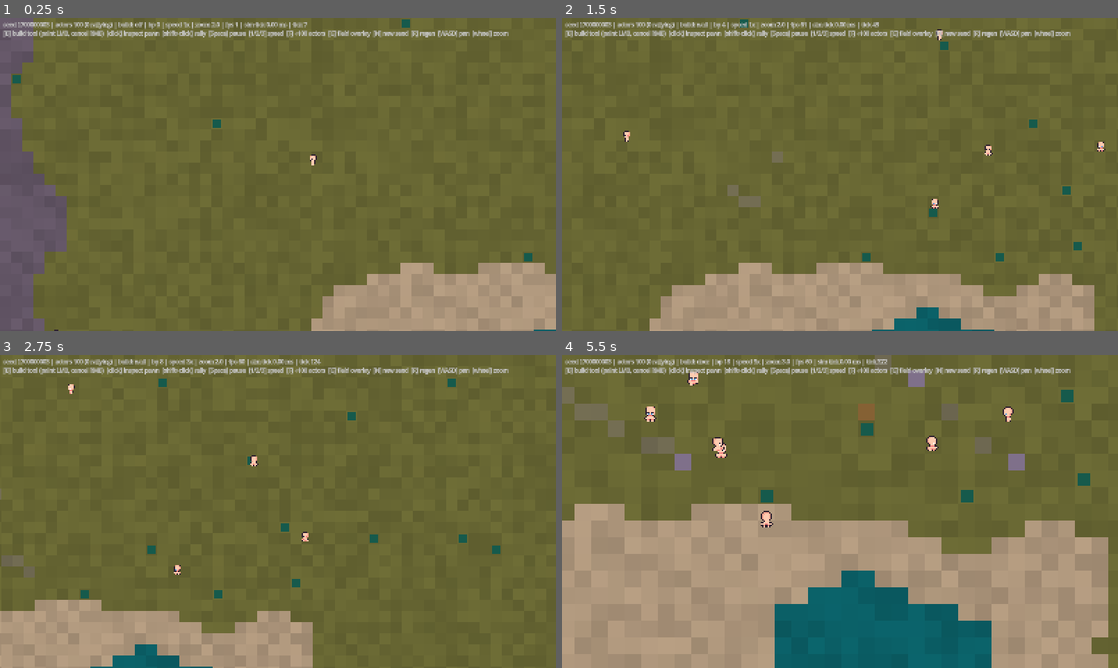
Above: before the commit, frames 1-4 (two rows, left to right).
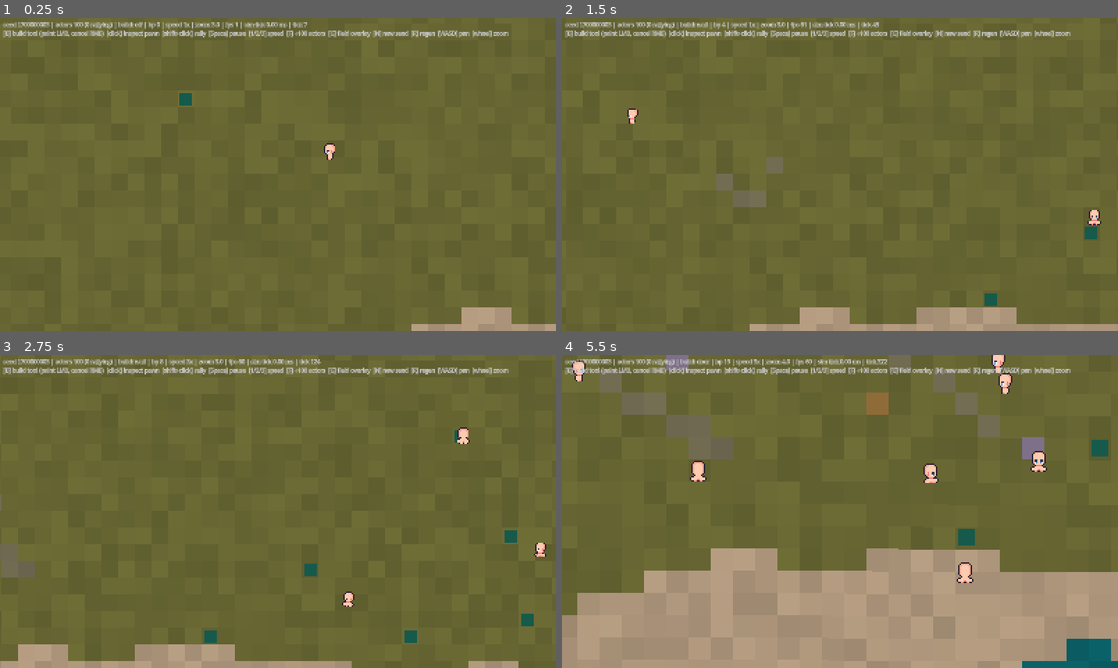
Above: after the commit, the same moments.

Repository: young-steveo/colony-sim
Game: Godot game, scene res://game/main.tscn
Two runs of this game, one before a commit and one after it. Both use one fixed random seed, a clock stepped at 60 frames per second and the inputs below.
Inputs (mouse positions are in pixels of both pictures, inside the frame that each line leads up to):
- Up to frame 1 (0.25 s): no input
- Up to frame 2 (1.5 s): move the mouse to (962, 158) at 0.52 s; hold D (pan_right) 0.53-1.25 s; hold B (build_tool) 0.53-1.25 s; click (962, 158) at 0.67 s; drag from (728, 190) to (812, 237) at 1.27 s
- Up to frame 3 (2.75 s): move the mouse to (333, 442) at 2.02 s; hold D (pan_right) from 2.03 s (still down); hold 2 (sim_speed_2) from 2.03 s (still down)
- Up to frame 4 (5.5 s): release D (pan_right) at 2.75 s; release 2 (sim_speed_2) at 2.75 s; drag from (812, 574) to (673, 464) at 2.77 s; move the mouse to (1006, 558) at 3.52 s; hold A (pan_left) 3.53-4.25 s; hold Mouse wheel up (zoom_in) 3.53-4.25 s; drag from (673, 464) to (756, 433) at 4.27 s; move the mouse to (867, 511) at 5.02 s; hold S (pan_down) from 5.03 s (still down); hold B (build_tool) from 5.03 s (still down); click (867, 511) at 5.17 s

The runs differ from the first frame. In frame 1, 14% of the frame differs, in the area x 0-100%, y 0-100%; in frame 2, 13%; in frame 3, 9.8%; in frame 4, 32%.

Commit message:
Kill mixels and atlas bleed; default zoom 2.0 -> 3.0 (chunky-first)
Camera and actor quads now snap to whole world pixels (continuous pan
position kept separately, all placement through _place_camera). Frame
UVs inset by half a texel so edge samples can't bleed neighboring
sheet cells (the transient stray-pixel flashes). GDD Presentation
updated: 48 screen px per tile default, mixels are a bug.

Co-Authored-By: Claude Fable 5 <noreply@anthropic.com>

Diff:
--- a/game/main.gd
+++ b/game/main.gd
@@ -11,7 +11,8 @@
 # Camera zoom locked to steps where a 16px tile lands on whole screen pixels
 # (4, 8, 16, 32, 48, 64 px/tile) — crisp pixel art at every stop.
 const ZOOM_STEPS: Array[float] = [0.25, 0.5, 1.0, 2.0, 3.0, 4.0]
-const DEFAULT_ZOOM_IDX := 3
+# Chunky-first: default to 48 screen px per tile (GDD Presentation).
+const DEFAULT_ZOOM_IDX := 4
 
 var sim: Simulation
 var world_seed := 0
@@ -20,6 +21,7 @@
 var default_zoom_idx := DEFAULT_ZOOM_IDX
 var start_actors := 100
 var zoom_idx := DEFAULT_ZOOM_IDX
+var _cam_pos := Vector2.ZERO  # continuous pan position; cam snaps to pixels
 var accumulator := 0.0
 var avg_tick_ms := 0.0
 
@@ -97,7 +99,7 @@
 		sim.tick()
 	if "--inspect" in args and sim.actors.count > 0:
 		selected_id = sim.actors.ids[0]
-		cam.position = sim.actors.positions[0] * TerrainRenderer.TILE_PX
+		_place_camera(sim.actors.positions[0] * TerrainRenderer.TILE_PX)
 
 
 func _start(seed_value: int) -> void:
@@ -158,7 +160,7 @@
 	_apply_field_overlay()
 
 	var map_px := Vector2(sim.world.width, sim.world.height) * TerrainRenderer.TILE_PX
-	cam.position = map_px * 0.5
+	_place_camera(map_px * 0.5)
 	zoom_idx = default_zoom_idx
 	cam.zoom = Vector2.ONE * ZOOM_STEPS[zoom_idx]
 
@@ -299,7 +301,7 @@
 						var _w: bool = sim.place_blueprint(x + dx, y + dy, SimWorld.STRUCT_WALL)
 			var _b1: bool = sim.place_blueprint(x + 2, y + 2, SimWorld.STRUCT_BED)
 			var _b2: bool = sim.place_blueprint(x + 5, y + 2, SimWorld.STRUCT_BED)
-			cam.position = Vector2(x + 4, y + 3) * TerrainRenderer.TILE_PX
+			_place_camera(Vector2(x + 4, y + 3) * TerrainRenderer.TILE_PX)
 			return
 
 
@@ -322,9 +324,20 @@
 	cam.zoom = Vector2.ONE * ZOOM_STEPS[zoom_idx]
 
 
+## All camera placement goes through here so the continuous pan position
+## stays in sync — the camera itself rides the whole-pixel grid so sprite
+## texels never straddle screen pixels (mixels).
+func _place_camera(pos: Vector2) -> void:
+	_cam_pos = pos
+	cam.position = pos.round()
+
+
 func _pan_camera(delta: float) -> void:
 	var dir := Input.get_vector("pan_left", "pan_right", "pan_up", "pan_down")
-	cam.position += dir * PAN_SPEED * delta / cam.zoom.x
+	if dir == Vector2.ZERO:
+		return
+	_cam_pos += dir * PAN_SPEED * delta / cam.zoom.x
+	cam.position = _cam_pos.round()
 
 
 func _update_hud() -> void:
--- a/render/actor_body.gdshader
+++ b/render/actor_body.gdshader
@@ -3,7 +3,13 @@
 // carries the frame's origin in UV space. Frame size is 1/8 x 1/4 of the
 // body sheet (8 columns, 4 rows of 16x16 cells).
 
+const vec2 CELL = vec2(0.125, 0.25);
+// Half a texel on the 128x64 sheet: keeps edge samples inside their own
+// frame so neighboring cells never bleed in (the flash-artifact fix).
+const vec2 INSET = vec2(0.5 / 128.0, 0.5 / 64.0);
+
 void vertex() {
 	// QuadMesh UVs are 3D-native (V up); flip V so frames read upright in 2D.
-	UV = vec2(UV.x, 1.0 - UV.y) * vec2(0.125, 0.25) + INSTANCE_CUSTOM.xy;
+	vec2 f = vec2(UV.x, 1.0 - UV.y);
+	UV = INSTANCE_CUSTOM.xy + INSET + f * (CELL - 2.0 * INSET);
 }
--- a/render/actor_renderer.gd
+++ b/render/actor_renderer.gd
@@ -65,7 +65,9 @@
 	var cell_uv := Vector2(1.0 / SHEET_COLS, 1.0 / SHEET_ROWS)
 	for i: int in actors.count:
 		var p := actors.prev_positions[i].lerp(actors.positions[i], alpha) * px
-		multimesh.set_instance_transform_2d(i, Transform2D(0.0, p + feet_offset))
+		# Snap to whole world pixels: sprite texels stay on the art grid
+		# (no mixels), and frame edges never sample into neighboring cells.
+		multimesh.set_instance_transform_2d(i, Transform2D(0.0, (p + feet_offset).round()))
 		var vel := actors.positions[i] - actors.prev_positions[i]
 		var frame := 0
 		if vel.length_squared() > 0.000001:
Not shown, changed: GDD.md
